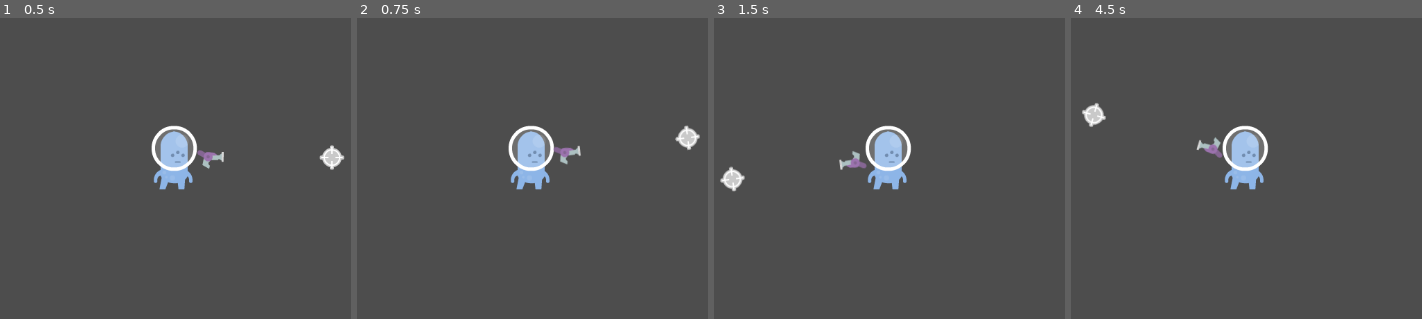
Above: before the commit, frames 1-4 (left to right).
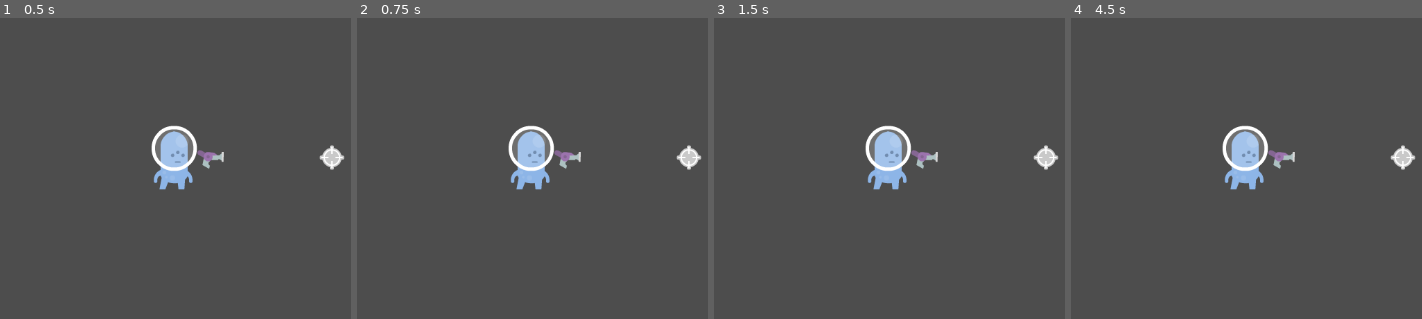
Above: after the commit, the same moments.

Repository: MitchMakesThings/Godot-Things
Game: Godot game, scene res://Characters/Aliens/Character.tscn
The game is run twice, just before and just after one commit, with the same random seed, the same clock (stepped at 60 frames per second) and the same inputs. This scene is started directly instead of the project's main scene.
Inputs (mouse positions are in pixels of both pictures, inside the frame that each line leads up to):
- Up to frame 1 (0.5 s): no input
- Up to frame 2 (0.75 s): tap Enter at 0.5 s; move the mouse to (707, 135) at 0.52 s; hold D (move_right) from 0.53 s (still down); click (707, 135) at 0.6 s
- Up to frame 3 (1.5 s): keep holding D (move_right); tap Space (jump) at 0.77, 1.25 s; move the mouse to (728, 180) at 1.27 s; click (728, 180) at 1.35 s
- Up to frame 4 (4.5 s): tap Space (jump) at 1.52, 2.75, 3.02, 3.77, 4.25 s; tap Enter at 2, 3.5 s; move the mouse to (1323, 60) at 2.02 s; release D (move_right) at 2.03 s; hold A (move_left) 2.03-2.78 s; click (1323, 60) at 2.1 s; move the mouse to (1204, 246) at 2.77 s; hold D (move_right) 2.78-4.28 s; click (1204, 246) at 2.85 s; move the mouse to (outside the picture) at 3.52 s; click (outside the picture) at 3.6 s; move the mouse to (outside the picture) at 4.27 s; hold A (move_left) from 4.28 s (still down); click (outside the picture) at 4.35 s

Frame 1 is identical in both runs. In frame 2, 1.0% of the frame differs, in the area x 55-99%, y 35-51%; in frame 3, 1.1%; in frame 4, 1.2%, in the area x 3-99%, y 28-51%.
Error in both runs: Invalid assignment of property or key 'current' with value of type 'bool' on a base object of type 'Camera2D'. (res://Characters/Aliens/Character.gd:36)

Commit message:
Syncing weapon rotation
And ensuring each client only rotates their own reticule

Diff:
--- a/Networking/Game/Project/Characters/Aliens/Character.gd
+++ b/Networking/Game/Project/Characters/Aliens/Character.gd
@@ -43,6 +43,9 @@
 	_rotate_weapon(_delta)
 
 func _rotate_weapon(_delta : float) -> void:
+	if not is_local_authority():
+		$WeaponParent.rotation = $Networking.sync_weapon_rotation
+		return
 	var weapon_angle : float = 0
 	var controller_input : Vector2 = Input.get_vector("aim_left", "aim_right", "aim_up", "aim_down")
 	if controller_input.length_squared() > 0:
@@ -56,6 +59,7 @@
 			return
 		weapon_angle = $WeaponParent.get_angle_to(get_global_mouse_position())
 		$WeaponParent.rotate(weapon_angle)
+	$Networking.sync_weapon_rotation = $WeaponParent.rotation
 
 
 func _physics_process(delta):
--- a/Networking/Game/Project/Characters/Aliens/Character.tscn
+++ b/Networking/Game/Project/Characters/Aliens/Character.tscn
@@ -6,26 +6,26 @@
 [ext_resource type="Script" path="res://Characters/Aliens/player_networking.gd" id="4_8oegb"]
 [ext_resource type="PackedScene" uid="uid://dyhw7cpqxneyb" path="res://Items/Weapons/weapon.tscn" id="5_eto5n"]
 
-[sub_resource type="Gradient" id="Gradient_dbdjh"]
+[sub_resource type="Gradient" id="Gradient_qlcpi"]
 colors = PackedColorArray(1, 1, 1, 1, 1, 1, 1, 0)
 
-[sub_resource type="CapsuleShape2D" id="CapsuleShape2D_mocge"]
+[sub_resource type="CapsuleShape2D" id="CapsuleShape2D_b4wuw"]
 radius = 30.0
 height = 100.0
 
-[sub_resource type="Gradient" id="Gradient_ar56n"]
+[sub_resource type="Gradient" id="Gradient_4vsul"]
 colors = PackedColorArray(0, 0.164706, 0.290196, 1, 0, 0.258824, 0.454902, 1)
 
-[sub_resource type="GradientTexture1D" id="GradientTexture1D_3vt8t"]
-gradient = SubResource("Gradient_ar56n")
+[sub_resource type="GradientTexture1D" id="GradientTexture1D_1h67j"]
+gradient = SubResource("Gradient_4vsul")
 
-[sub_resource type="Gradient" id="Gradient_y21w1"]
+[sub_resource type="Gradient" id="Gradient_doksb"]
 colors = PackedColorArray(0, 0.278431, 0.486275, 1, 0, 0.576471, 1, 1)
 
-[sub_resource type="GradientTexture1D" id="GradientTexture1D_3g17c"]
-gradient = SubResource("Gradient_y21w1")
+[sub_resource type="GradientTexture1D" id="GradientTexture1D_td1ln"]
+gradient = SubResource("Gradient_doksb")
 
-[sub_resource type="SceneReplicationConfig" id="SceneReplicationConfig_k3ae3"]
+[sub_resource type="SceneReplicationConfig" id="SceneReplicationConfig_vjr0q"]
 properties/0/path = NodePath(":sync_position")
 properties/0/spawn = true
 properties/0/sync = true
@@ -35,6 +35,9 @@
 properties/2/path = NodePath(":sync_is_jumping")
 properties/2/spawn = true
 properties/2/sync = true
+properties/3/path = NodePath(".:sync_weapon_rotation")
+properties/3/spawn = true
+properties/3/sync = true
 
 [node name="Character" type="CharacterBody2D"]
 collision_layer = 3
@@ -70,19 +73,20 @@
 offset_bottom = 11.0
 
 [node name="TextureProgressBar" type="TextureProgressBar" parent="UI"]
+layout_mode = 0
 offset_right = 15.0
 offset_bottom = 66.0
 value = 100.0
 fill_mode = 3
 nine_patch_stretch = true
-texture_under = SubResource("GradientTexture1D_3vt8t")
-texture_progress = SubResource("GradientTexture1D_3g17c")
+texture_under = SubResource("GradientTexture1D_1h67j")
+texture_progress = SubResource("GradientTexture1D_td1ln")
 
 [node name="Networking" type="Node" parent="."]
 script = ExtResource("4_8oegb")
 
 [node name="MultiplayerSynchronizer" type="MultiplayerSynchronizer" parent="Networking"]
-replication_config = SubResource("SceneReplicationConfig_k3ae3")
+replication_config = SubResource("SceneReplicationConfig_vjr0q")
 
 [node name="WeaponParent" type="Node2D" parent="."]
 
--- a/Networking/Game/Project/Characters/Aliens/player_networking.gd
+++ b/Networking/Game/Project/Characters/Aliens/player_networking.gd
@@ -6,5 +6,6 @@
 		processed_position = false
 var sync_velocity : Vector2
 var sync_is_jumping : bool
+var sync_weapon_rotation : float
 
 var processed_position : bool
Not shown: 1 places in Networking/Game/Project/Characters/Aliens/Character.tscn that only renumber resources
